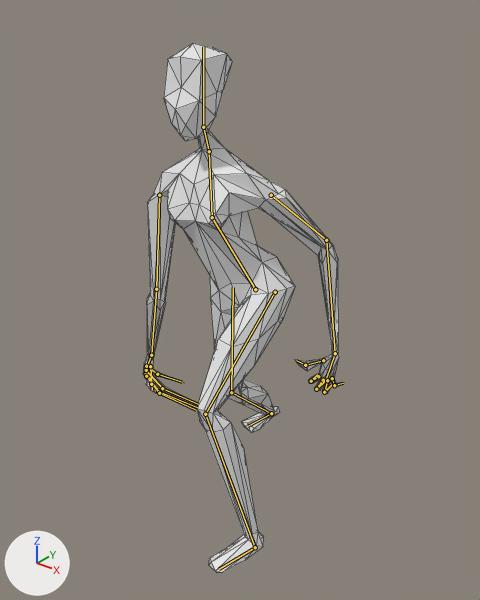
One commit to the Blender file models/source_files/mannequin.blend: the scene before it, then after it.
Before and after are seen from a 50 mm camera at (1.055, -1.594, 0.622) aimed at (0.006, -0.282, -0.192). The axes (+X, +Y, +Z) are drawn at lower left. The lights are the same throughout. Both versions are drawn at frame 1 of the action 'step'; the numbers are the values there. The bones that bend it are drawn over the model as lines. Mesh edges are drawn as thin lines.

The first picture shows 'body'.
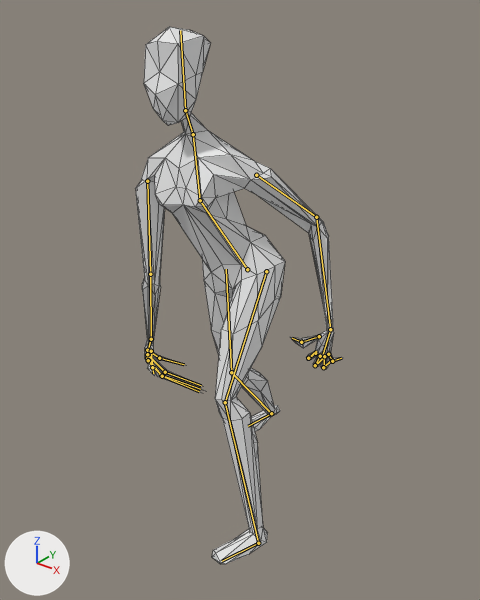
Pixel boxes [x1, y1, x2, y2] of what changed, in the pictures (480 x 600 px):
'body', posed: before [143, 43, 343, 573]; after [136, 27, 342, 564]
bone 'Right Shin', root to tip: before (271, 413) to (231, 392); after (271, 413) to (231, 372)
bone 'Right Thigh', root to tip: before (231, 392) to (233, 287); after (231, 372) to (226, 269)
bone 'Left Thigh', root to tip: before (275, 292) to (205, 414); after (266, 271) to (225, 402)
bone 'Left Shin', root to tip: before (205, 414) to (255, 547); after (225, 402) to (258, 543)

What the commit changed:
Bone 'Right Shin' (bone_right_shin) turns from (44, 1, -11) to (38, 1, -5) degrees about its own x, y and z.
Bone 'Right Thigh' (bone_right_thigh) turns from (-44, 6, 7) to (-34, 3, 4) degrees about its own x, y and z.
Bone 'Left Thigh' (bone_left_thigh) turns from (-43, 1, 15) to (-34, 3, 9) degrees about its own x, y and z.
Bone 'Left Shin' (bone_left_shin) turns from (54, 21, 8) to (33, 16, 6) degrees about its own x, y and z.
